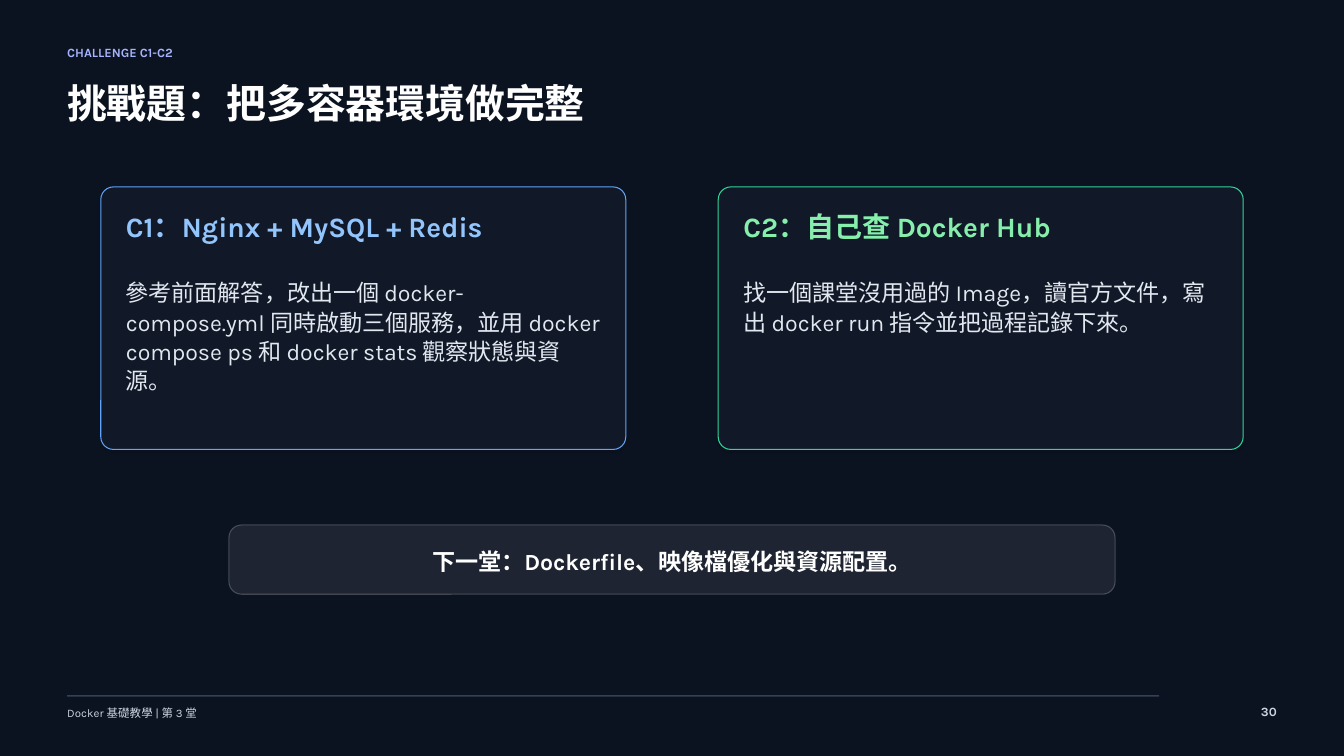
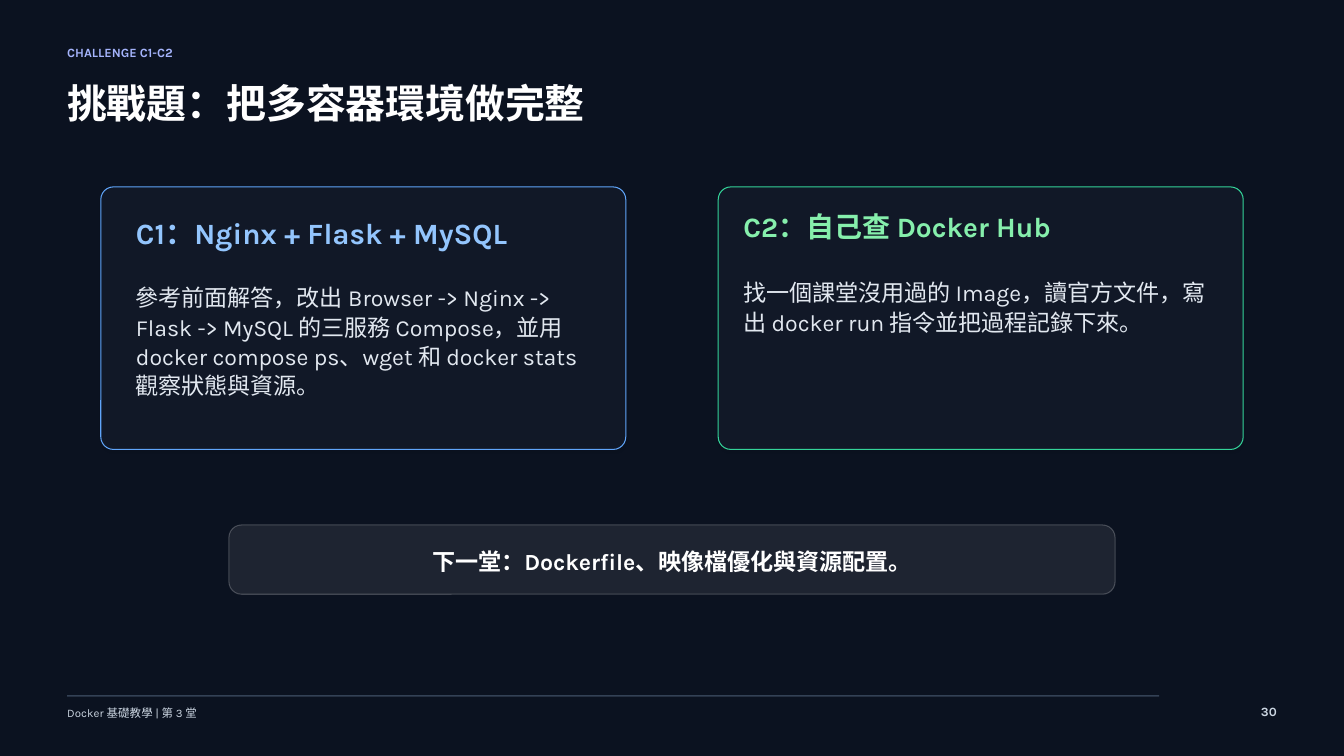
Before and after one commit to lalalalaluk/docker-practice, a slide deck: slide 40 of slides/docker-session3-mysql-compose.pptx. Drawn at 1344x756 pixels with LibreOffice and Linux fonts; fonts in the diff are those of the drawing. Boxes give left, top, right and bottom in pixels: in the first picture for what was removed or moved away, otherwise in the second. Text is boxed around its words. In the diff, an @@ line names an element or a change of style, - is before the commit and + after.

Commit message:
Fix Docker slide PPTX structure

```diff
--- a/slides/docker-session3-mysql-compose.pptx
+++ b/slides/docker-session3-mysql-compose.pptx
@@ text at [136,223,507,251]: text changed; size 20 to 21 pt @@
-C1：Nginx + MySQL + Redis
+C1：Nginx + Flask + MySQL
@@ text at [136,286,577,396]: text changed @@
-參考前面解答，改出一個 docker-compose.yml 同時啟動三個服務，並用 docker compose ps 和 docker stats 觀察狀態與資源。
+參考前面解答，改出 Browser -> Nginx -> Flask -> MySQL 的三服務 Compose，並用 docker compose ps、wget 和 docker stats 觀察狀態與資源。
```
Also in this commit, not shown: 11 other slides changed, 4 other files.
